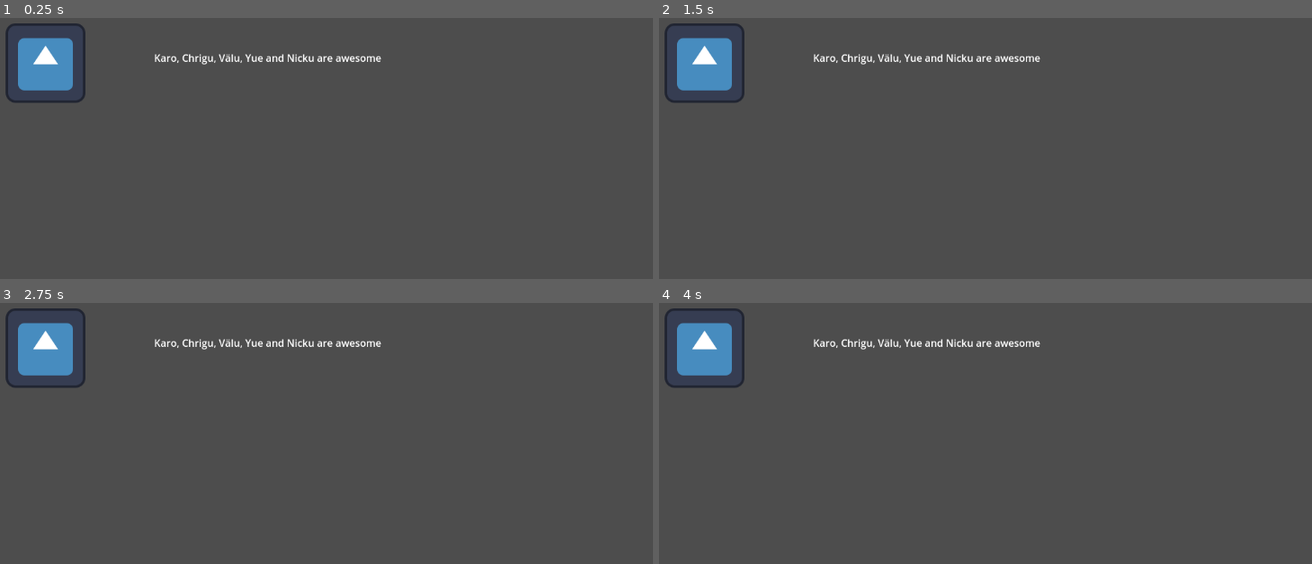
Above: before the commit, frames 1-4 (two rows, left to right).
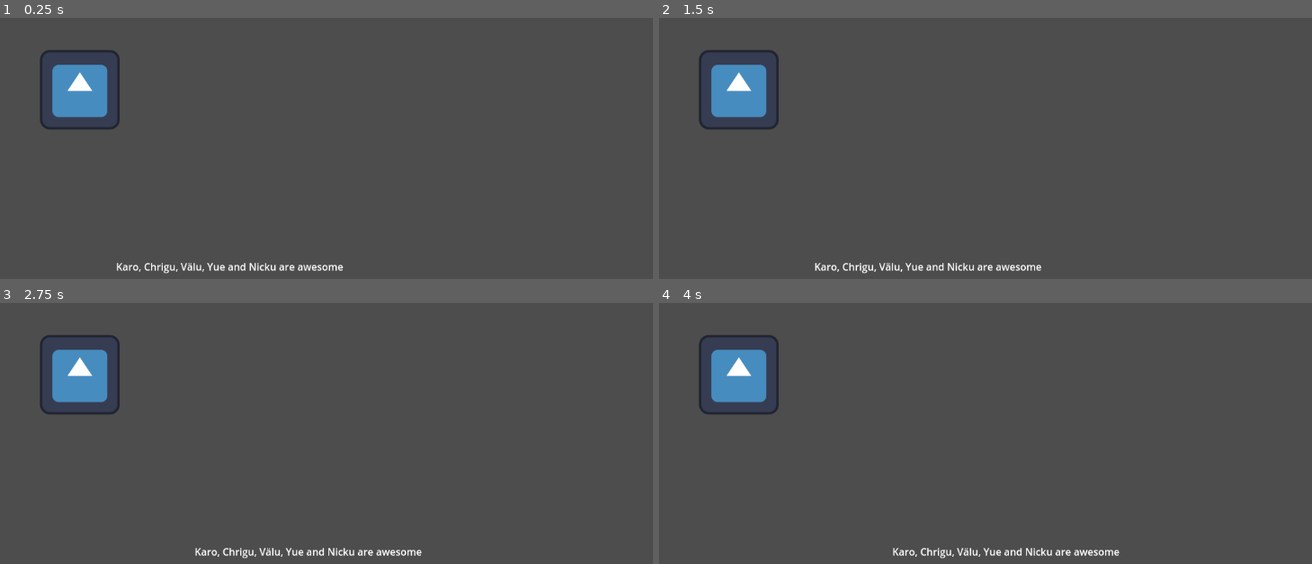
Above: after the commit, the same moments.

Repository: zommerfelds/global-game-jam-2025
Game: Godot game, scene res://nodes/main_scene.tscn
Same seed, same stepped clock (60 frames per second), same inputs: the game is played once before the commit and once after it. The engine's default icon, where the game draws it, is replaced by a stand-in: a white triangle on a blue panel in a dark square.
Inputs:
- Up to frame 1 (0.25 s): no input
- Up to frame 2 (1.5 s): tap Enter at 0.5 s
- Up to frame 3 (2.75 s): no input
- Up to frame 4 (4 s): no input

The runs differ from the first frame. In frame 1, 4.6% of the frame differs, in the area x 0-59%, y 2-98%; in frame 2, 4.6%; in frame 3, 4.6%; in frame 4, 4.6%.

Commit message:
test
test!

Diff:
--- a/nodes/main_scene.tscn
+++ b/nodes/main_scene.tscn
@@ -6,7 +6,7 @@
 [node name="Node2D" type="Node2D"]
 
 [node name="Icon" type="Sprite2D" parent="."]
-position = Vector2(99, 84)
+position = Vector2(154, 127)
 texture = ExtResource("1_d8aao")
 
 [node name="Node2D" type="Node2D" parent="."]
--- a/scripts/label.gd
+++ b/scripts/label.gd
@@ -4,8 +4,10 @@
 # Called when the node enters the scene tree for the first time.
 func _ready() -> void:
 	text = 'Karo, Chrigu, Välu, Yue and Nicku are awesome'
+	set_position(Vector2(200,400))
 
 
 # Called every frame. 'delta' is the elapsed time since the previous frame.
 func _process(delta: float) -> void:
+	set_position(Vector2(position.x + delta*50,400))
 	pass
